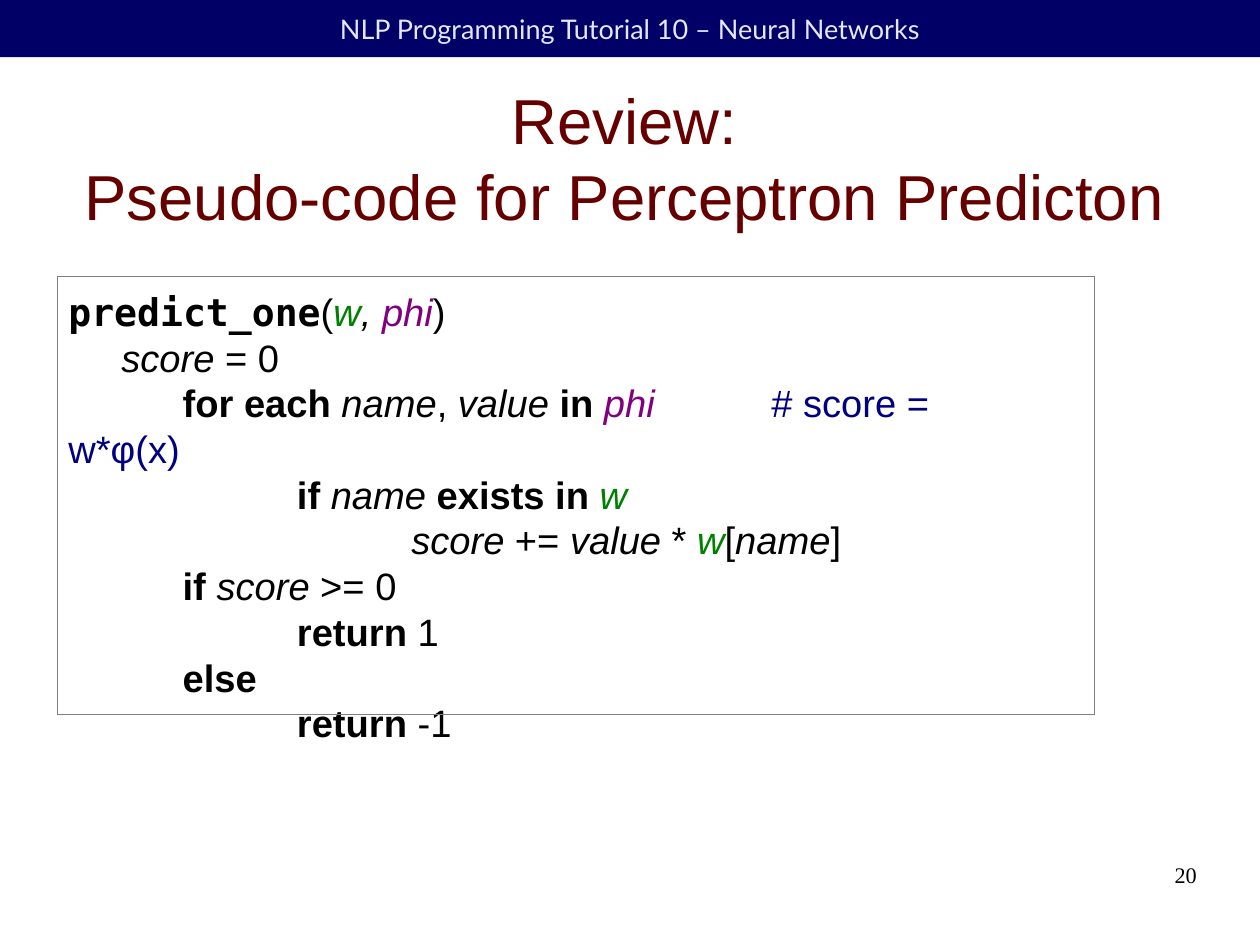
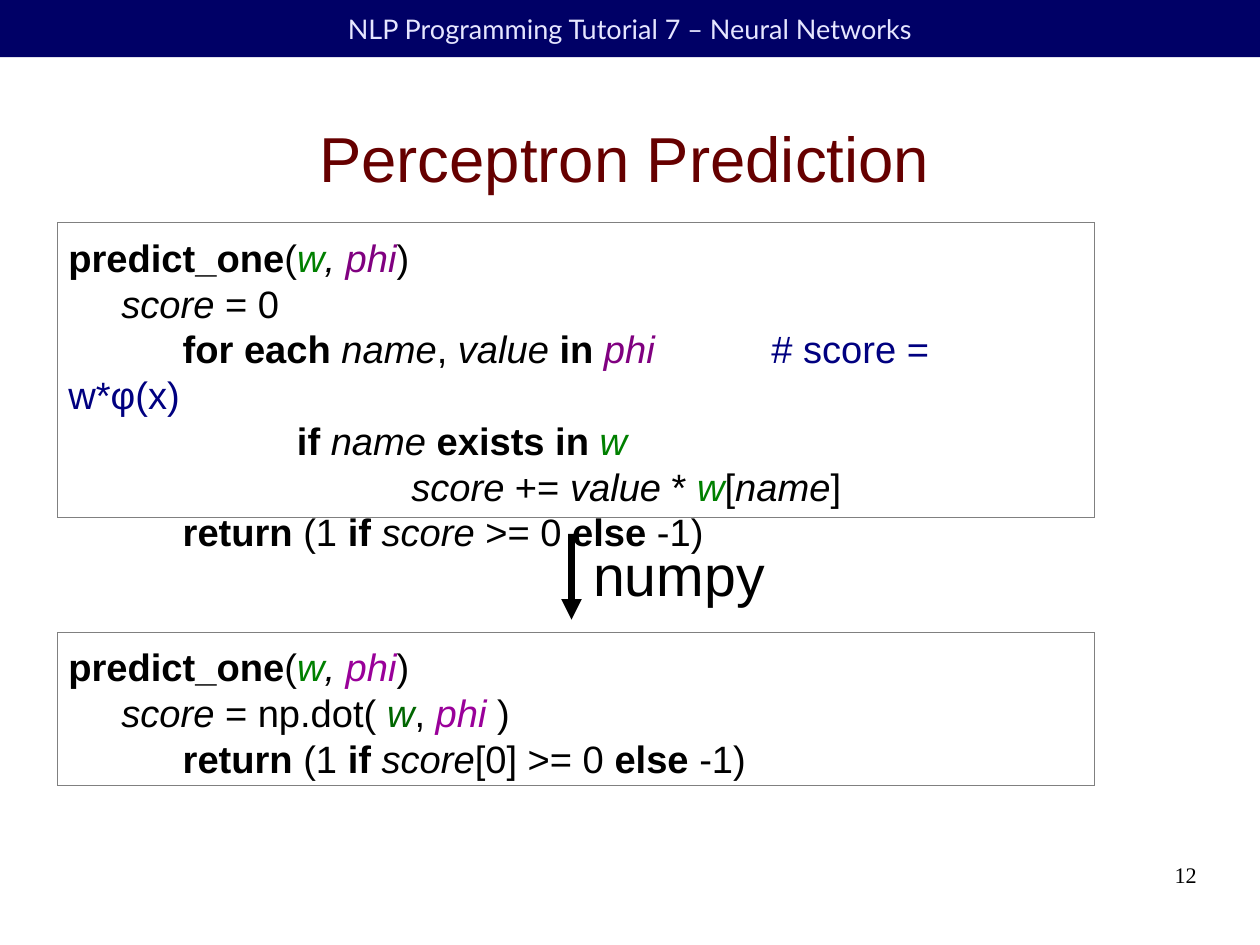
Before and after one commit to duffrind/nlppractice, a slide deck: slide 12 of download/07-nn/nlp-programming-en-07-nn.odp (slide 20 before the commit). Drawn at 1260x945 pixels with LibreOffice and Linux fonts; fonts in the diff are those of the drawing; background and template pictures are left out. Boxes give left, top, right and bottom in pixels: in the first picture for what was removed or moved away, otherwise in the second. Text is boxed around its words. In the diff, an @@ line names an element or a change of style, - is before the commit and + after.

Commit message:
Updates to slides

```diff
--- a/download/07-nn/nlp-programming-en-07-nn.odp
+++ b/download/07-nn/nlp-programming-en-07-nn.odp
@@ text in rectangle at (348, 19, 912, 44): text changed @@
-NLP Programming Tutorial 10 – Neural Networks
+NLP Programming Tutorial 7 – Neural Networks
@@ title at (319, 136, 929, 194): text changed @@
-Review:
-Pseudo-code for Perceptron Predicton
+Perceptron Prediction
@@ text "predict_one(w, phi)": place and size @@
-text "predict_one(w, phi)" at (68, 295, 896, 693)
+text "predict_one(w, phi)" at (68, 244, 896, 554)
@@ rectangle: place and size @@
-rectangle at (57, 277, 1095, 715)
+rectangle at (57, 223, 1095, 518)
@@ text at (68, 244, 410, 280): font DejaVu Sans Mono to Arial in "predict_one(w," @@
@@ text at (183, 517, 704, 554): text changed; bold off @@
-if score >= 0
-return 1
-else
-return -1
+return (1 if score >= 0 else -1)
@@ arrow added from (572, 534) to (572, 620), #000000 4.31 pt @@
@@ text added at (593, 551, 764, 607), 36 pt, text #000000 @@
+numpy
@@ rectangle added at (57, 632, 1095, 785), outline #808080 0 pt @@
@@ text added at (68, 653, 746, 781), 24 pt, text #000000 @@
+predict_one(w, phi)
+score = np.dot( w, phi )
+return (1 if score[0] >= 0 else -1)
@@ page number at (1175, 868, 1197, 883): text changed @@
-20
+12
```
Also in this commit, not shown: 14 other slides changed, 26 slides added, 16 slides removed, 4 other files.
